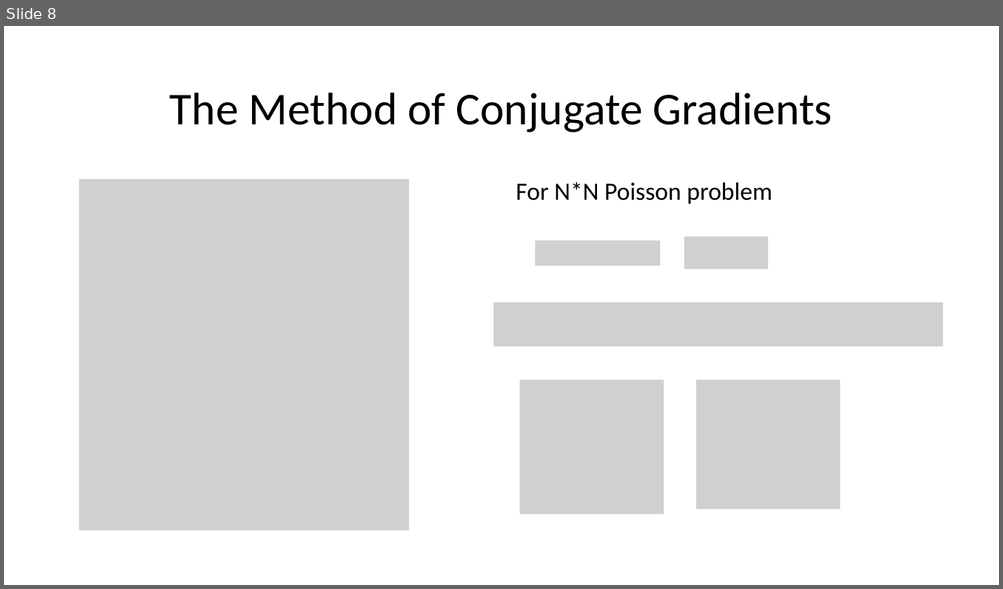
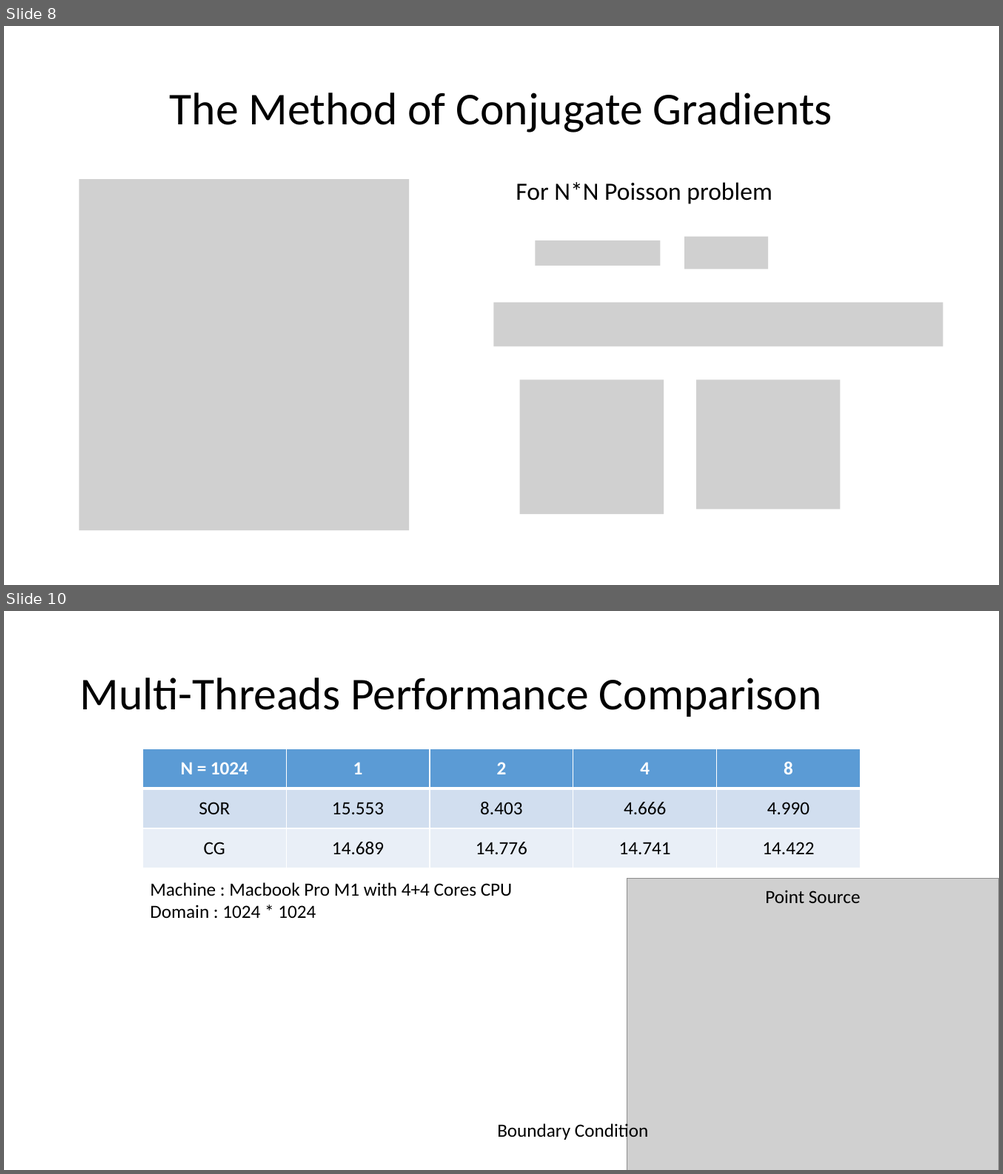
Before and after one commit to Jun7414/Conjugate-Gradient-Poisson-Solver, a slide deck: Final Project - Conjugate Gradient method.pptx. Shown one above the other, each under a label of ours: slide 8 before the commit, slides 8 and 10 after it; the slides between them are not shown. The pictures are 1003x589 and 1003x1174 pixels, drawn with LibreOffice and Linux fonts; fonts in the diff are those of the drawing; grey boxes stand for pictures. Boxes give left, top, right and bottom in pixels: in the first picture for what was removed or moved away, otherwise in the second. Text is boxed around its words. In the diff, an @@ line names an element or a change of style, - is before the commit and + after.

Commit message:
<feat> add multi BC, python parser

```diff
--- a/Final Project - Conjugate Gradient method.pptx
+++ b/Final Project - Conjugate Gradient method.pptx
@@ slide 10 added at [4, 611, 999, 1170], background #FFFFFF @@
@@ title added at [79, 678, 822, 717], 44 pt, text #000000 @@
+Multi-Threads Performance Comparison
@@ table added at [143, 749, 859, 869], 3 rows, 5 columns @@
+N = 1024 | 1 | 2 | 4 | 8
+SOR | 15.553 | 8.403 | 4.666 | 4.990
+CG | 14.689 | 14.776 | 14.741 | 14.422
@@ text added at [150, 883, 512, 919], 18 pt, text #000000 @@
+Machine : Macbook Pro M1 with 4+4 Cores CPU
+Domain : 1024 * 1024
@@ picture added at [626, 879, 999, 1170] @@
@@ text added at [765, 890, 860, 903], 18 pt, text #000000 @@
+Point Source
@@ text added at [497, 1122, 648, 1142], 18 pt, text #000000 @@
+Boundary Condition
```
Also in this commit, not shown: 2 other slides added, 1 slide removed, 9 other files.
